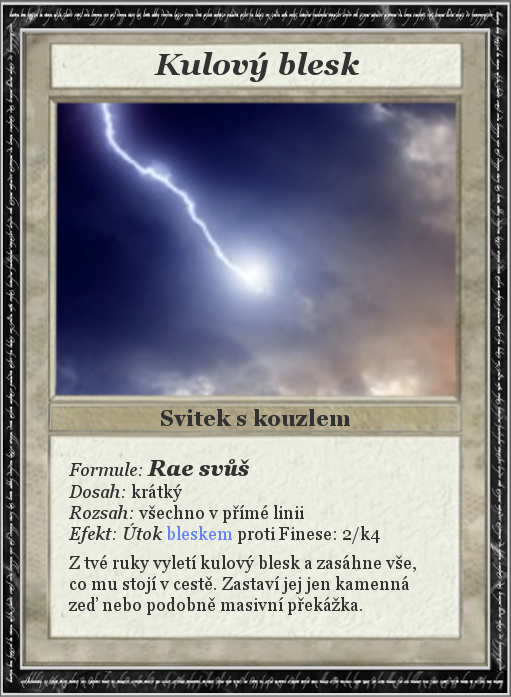
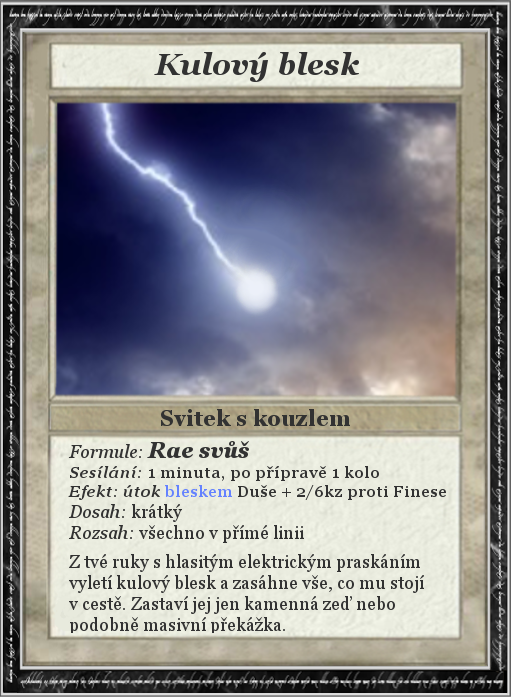
Comparing the layer stacks of the two 511x697 images. Changes:
painted on "Formule: Rae svůš ..." over [68, 441, 446, 633]
painted on "Card" over [52, 596, 86, 631]
painted on "Picture" over [213, 184, 311, 317]
removed layer "dark-gray-background.jpg" over [213, 184, 311, 317]
